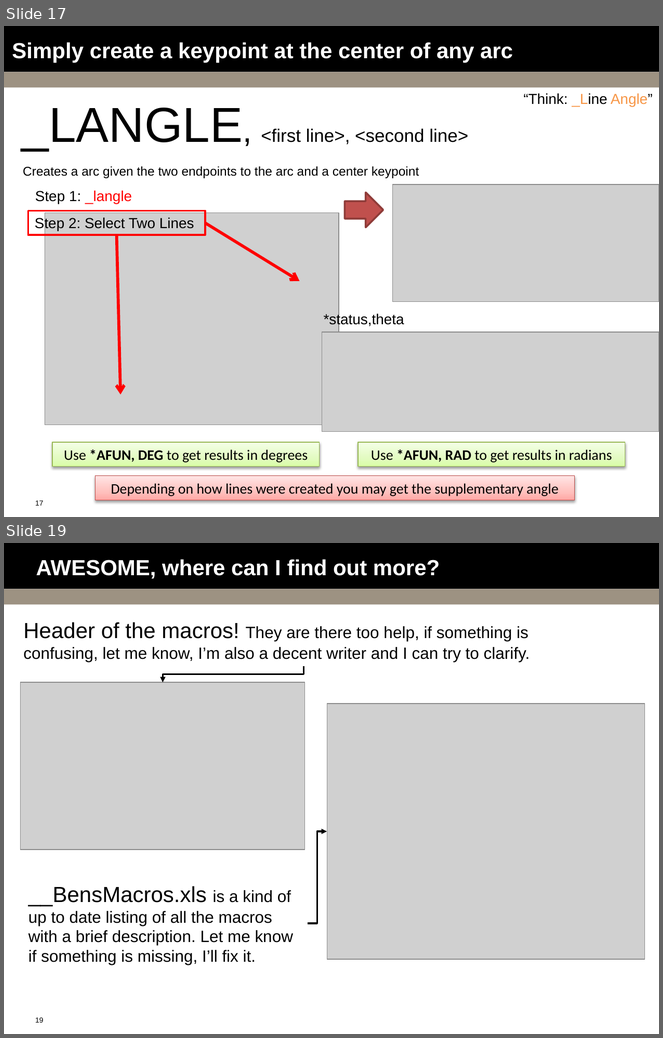
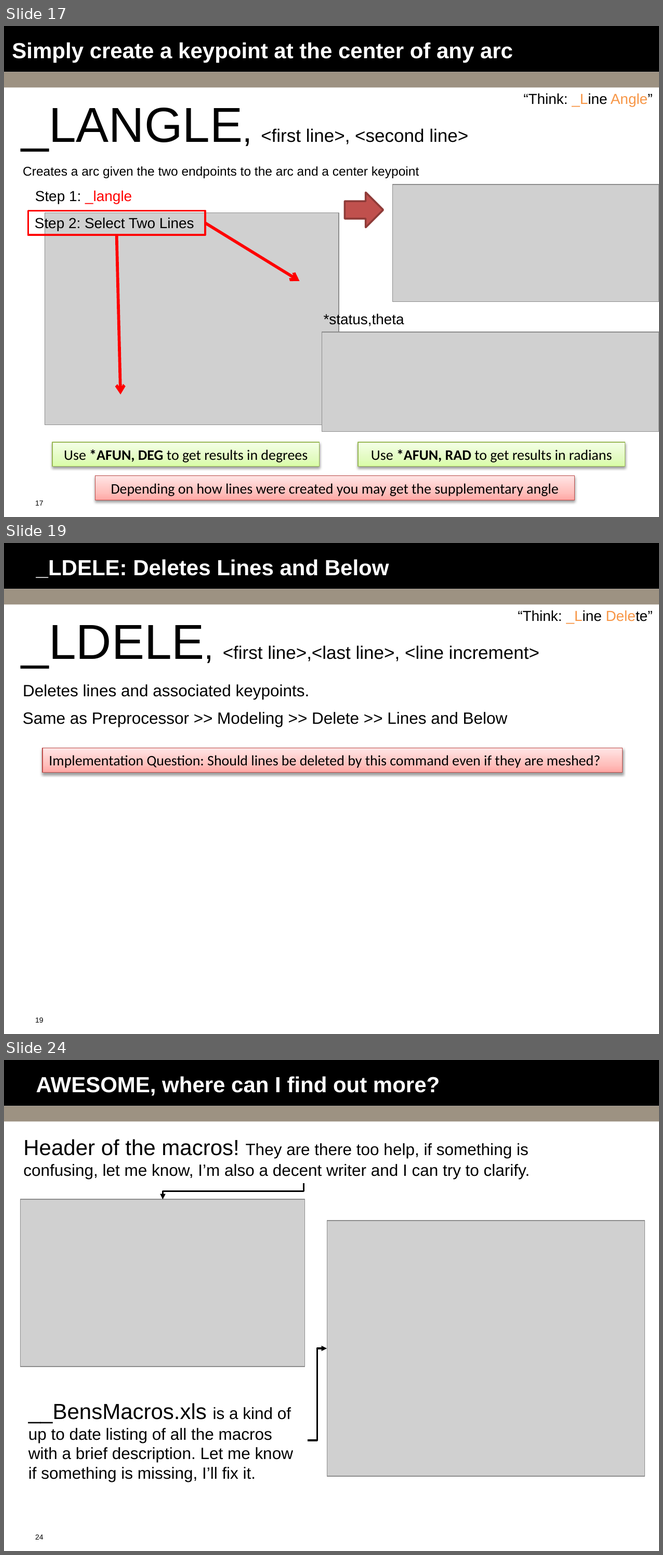
Before and after one commit to bguest/ansys-macros, a slide deck: Macro-Mania.pptx. Shown one above the other, each under a label of ours: slides 17 and 19 before the commit, slides 17, 19 and 24 after it; the slides between them are not shown. The pictures are 663x1038 and 663x1555 pixels, drawn with LibreOffice and Linux fonts; fonts in the diff are those of the drawing; grey boxes stand for pictures; background and template pictures are left out. Boxes give left, top, right and bottom in pixels: in the first picture for what was removed or moved away, otherwise in the second. Text is boxed around its words. In the diff, an @@ line names an element or a change of style, - is before the commit and + after.

```diff
--- a/Macro-Mania.pptx
+++ b/Macro-Mania.pptx
@@ slide 19 added at (4, 543, 659, 1034), background #FFFFFF; not listed: 3 template elements that a slide beside it also shows @@
@@ title added at (36, 559, 389, 578), 24 pt, text #FFFFFF, bold @@
+_LDELE: Deletes Lines and Below
@@ text added at (518, 610, 653, 624), 16 pt, text #000000 @@
+“Think: _Line Delete”
@@ text added at (22, 625, 540, 668), 20 pt, text #000000 @@
+_LDELE, <first line>,<last line>, <line increment>
@@ text added at (23, 684, 310, 700), 18 pt, text #000000 @@
+Deletes lines and associated keypoints.
@@ text added at (23, 712, 508, 727), 18 pt, text #000000 @@
+Same as Preprocessor >> Modeling >> Delete >> Lines and Below
@@ rectangle added at (42, 748, 622, 772), fill gradient #FFA6A5 to #FFC0BF to #FFE7E7, outline #BF4C48 0.75 pt, 16 pt, text #000000 @@
+Implementation Question: Should lines be deleted by this command even if they are meshed?
@@ what was slide 19 is now slide 24 @@
@@ page number at (35, 1535, 44, 1540): text changed @@
-19
+24
```
Also in this commit, not shown: 1 slide changed, 4 other slides added, 4 other files.
